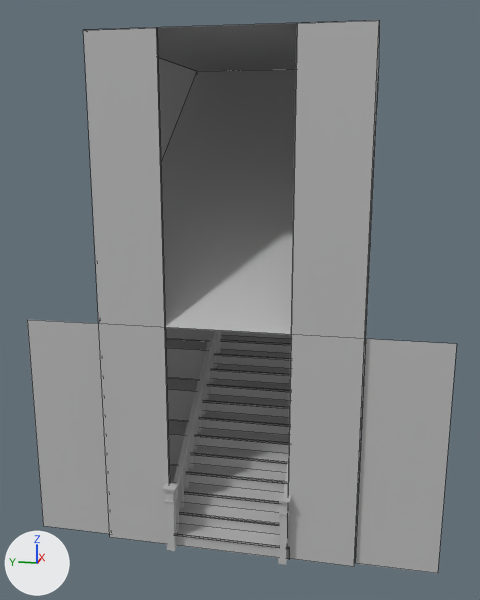
Before and after pictures for a commit that changed the FBX model Assets/Models/Night Two/Staircase.fbx.
One viewpoint serves both versions: a camera (50 mm lens) standing at (-17.74, 9.15, 7.66) and looking at (2.13, 13.13, 2.69). Arrows for +X, +Y and +Z are at lower left; the lights stay in place. Mesh edges are drawn as thin lines on the coarser meshes. Objects named as collision shapes, trigger or cutter boxes, shadow casters or lower levels of detail are left out. Where no turn or scale is listed for an object, it has been applied to the vertices.

The first picture shows 'ceiling', 'display_stairs_left', 'glass', 'stair_railing_left', 'stair_railing_right', 'stairs', 'top_ceiling', 'wall', 'wall_left'.
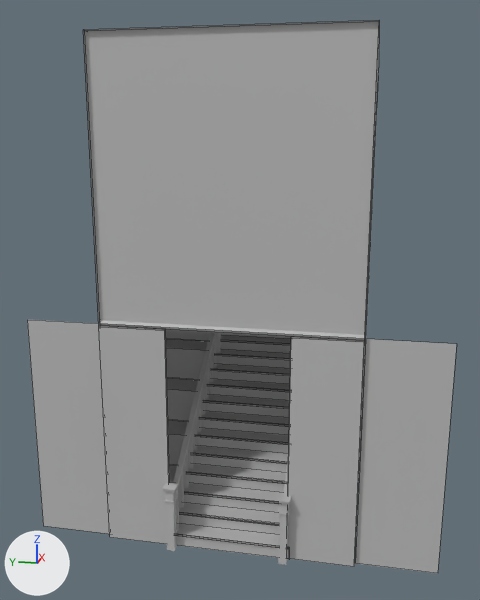
Where the newer file only moved an object's origin or applied its transform, the numbers keep the older frame.

Boxes [x1, y1, x2, y2] around the edits, measured in the pictures (480 x 600 px):
'top_ceiling1', added
    after: [85, 21, 379, 341]
'glass', reshaped (10% narrower, 56% shorter)
    before: [83, 20, 379, 567]
    after: [99, 326, 364, 567]
'ceiling', unchanged, covered by the edit
    before: [161, 69, 296, 334]
    after: [99, 320, 365, 339]
'top_ceiling', unchanged, covered by the edit
    before: [157, 23, 297, 71]
    after: [85, 20, 379, 31]
'wall_left', unchanged, covered by the edit
    before: [106, 57, 197, 473]
    after: [83, 30, 100, 327]

The change, as a diff of the scene's bpy script:
```diff
--- a/Assets/Models/Night Two/Staircase.fbx.py
+++ b/Assets/Models/Night Two/Staircase.fbx.py
@@ me_mesh_009 @@
 me_mesh_009.from_pydata(...)  # 16 vertices, 6 faces; spans x 0.0..0.09, y -3.28..3.29, z -6.47..6.47
 # used by ob_glass; location = (-2.64, 12.5, 3.53)
 # verts and faces of me_mesh_009; kept vertices keep their numbers, new ones are numbered from 16
 # before: 0 (0.0, -3.28, -6.47) at pixel (354, 566), 1 (0.0, 3.29, -6.47) at pixel (109, 536), 2 (0.0, 3.29, 6.47) at pixel (83, 29), 3 (0.0, -3.28, 6.47) at pixel (379, 20), 4 (0.0, -1.56, 6.47) at pixel (296, 23)
 # before: 5 (0.0, -1.56, -6.47) at pixel (286, 558), 6 (0.0, 1.57, 6.47) at pixel (156, 27), 7 (0.0, 1.57, -6.47), 8 (0.09, -3.28, -6.47) at pixel (354, 564), 9 (0.09, -3.28, 6.47) at pixel (379, 21)
 # before: 10 (0.09, -1.56, 6.47) at pixel (297, 23), 11 (0.09, -1.56, -6.47), 12 (0.09, 1.57, 6.47) at pixel (157, 28), 13 (0.09, 1.57, -6.47), 14 (0.09, 3.29, 6.47) at pixel (84, 30)
 # before: 15 (0.09, 3.29, -6.47)
+# me_mesh_009 part 1
+delete_vertices([2, 3, 4, 6, 9, 10, 12, 14])  # with the faces that use them
+for new, old in zip([*range(16, 24)], [0, 1, 5, 7, 8, 11, 13, 15]): verts[new] = verts[old] + (0.0, 0.0, 5.96)
+faces += [(1, 7, 19, 17), (7, 13, 22, 19), (13, 15, 23, 22), (8, 11, 21, 20), (5, 18, 21, 11), (0, 16, 18, 5)]
 me_mesh_009.materials.append(mat_m_staircase)
@@ me_mesh_015 @@
+me_mesh_015.from_pydata([(0.0, -3.28, -4.48), (0.0, 3.29, -4.48), (0.0, 3.29, 2.5), (0.0, -3.28, 2.5)], [], [(2, 3, 0, 1)])
+me_mesh_015.materials.append(mat_m_staircase)  # grey #bcbcbc
@@ ob_top_ceiling1 @@
+ob_top_ceiling1 = bpy.data.objects.new('top_ceiling1', me_mesh_015)
+ob_top_ceiling1.location = (-2.55, 12.5, 7.5)
```
